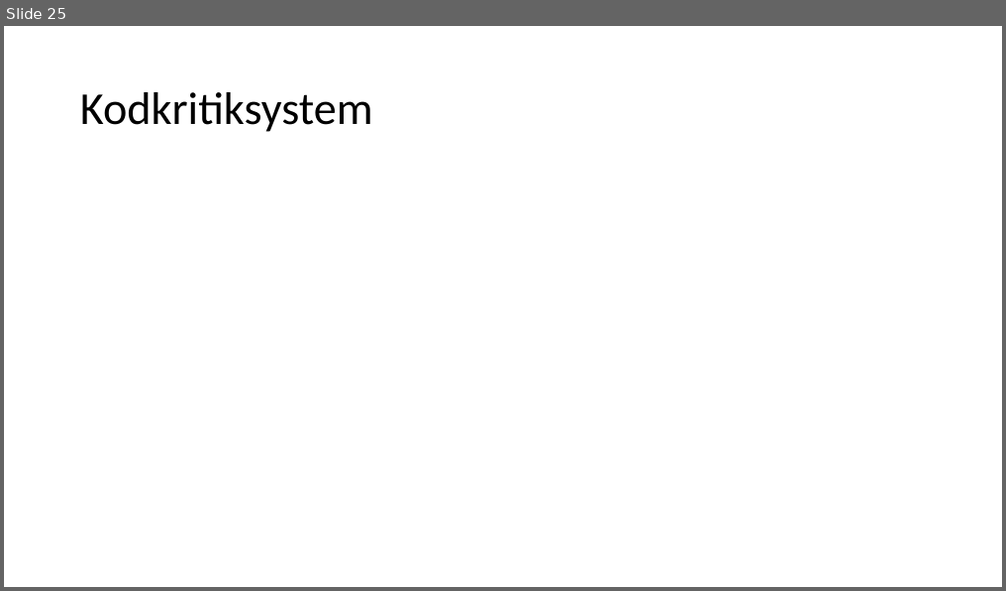
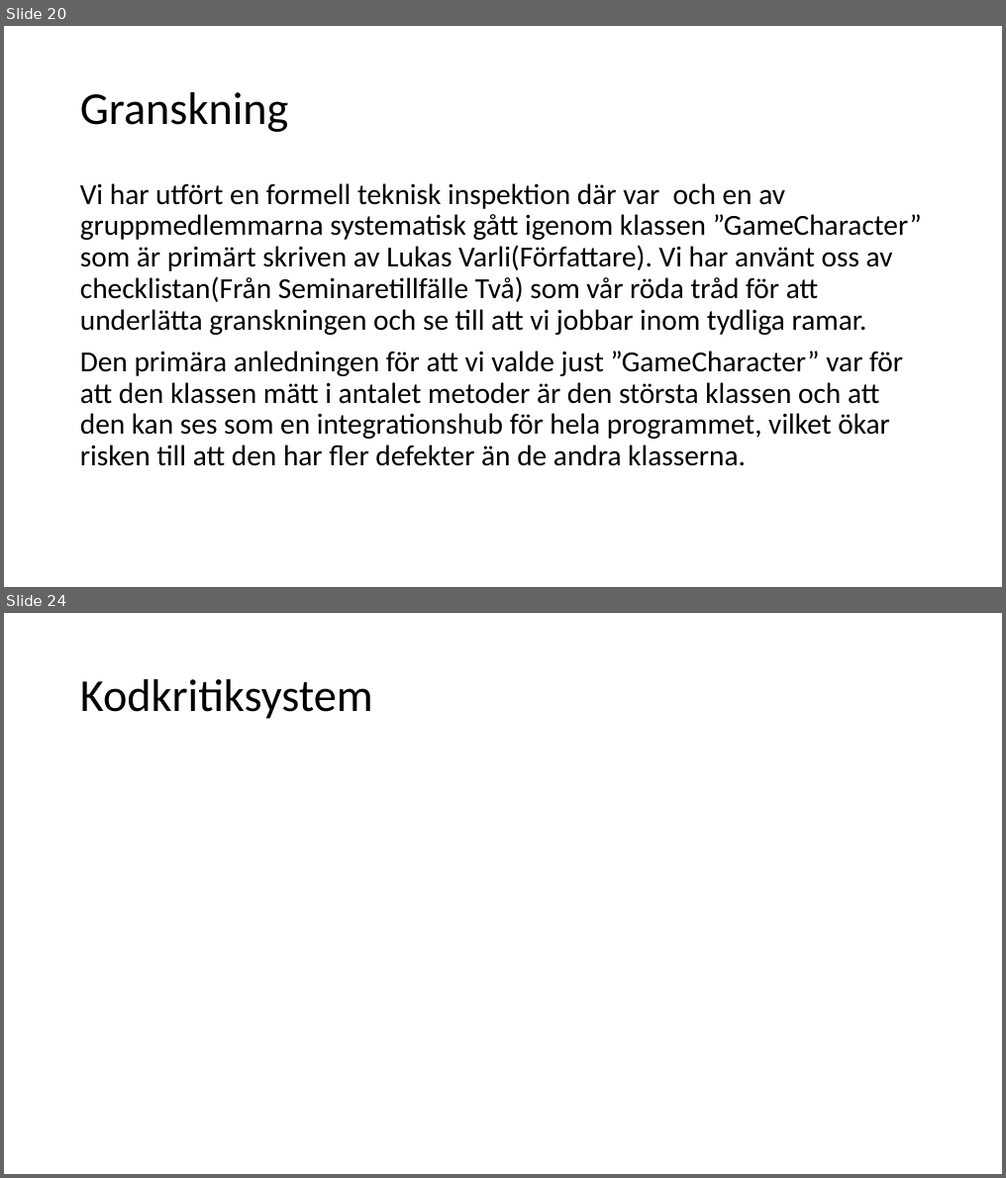
Before and after one commit to fyrtio2/projektINTE, a slide deck: 01 Dokumentation/slutredovisning.pptx. Shown one above the other, each under a label of ours: slide 25 before the commit, slides 20 and 24 after it; the slides between them are not shown. The pictures are 1006x591 and 1006x1178 pixels, drawn with LibreOffice and Linux fonts; fonts in the diff are those of the drawing. Boxes give left, top, right and bottom in pixels: in the first picture for what was removed or moved away, otherwise in the second. Text is boxed around its words. In the diff, an @@ line names an element or a change of style, - is before the commit and + after.

```diff
--- a/01 Dokumentation/slutredovisning.pptx
+++ b/01 Dokumentation/slutredovisning.pptx
@@ slide 20 added at (x1=4, y1=26, x2=1002, y2=587), background #FFFFFF @@
@@ title added at (x1=80, y1=92, x2=288, y2=132), 44 pt, text #000000 @@
+Granskning
@@ text added at (x1=80, y1=183, x2=922, y2=467), 28 pt, text #000000 @@
+Vi har utfört en formell teknisk inspektion där var och en av gruppmedlemmarna systematisk gått igenom klassen ”GameCharacter” som är primärt skriven av Lukas Varli(Författare). Vi har använt oss av checklistan(Från Seminaretillfälle Två) som vår röda tråd för att underlätta granskningen och se till att vi jobbar inom tydliga ramar.
+Den primära anledningen för att vi valde just ”GameCharacter” var för att den klassen mätt i antalet metoder är den största klassen och att den kan ses som en integrationshub för hela programmet, vilket ökar risken till att den har fler defekter än de andra klasserna.
@@ what was slide 25 is now slide 24 @@
```
Also in this commit, not shown: 7 slides changed, 3 other slides added, 6 slides removed, 2 other files.
